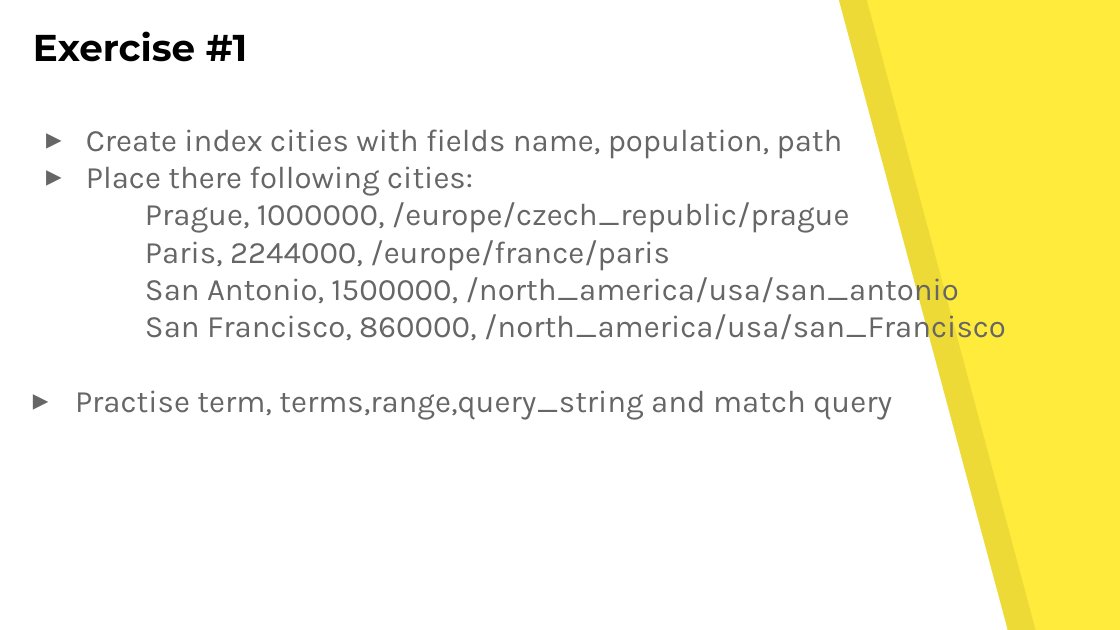
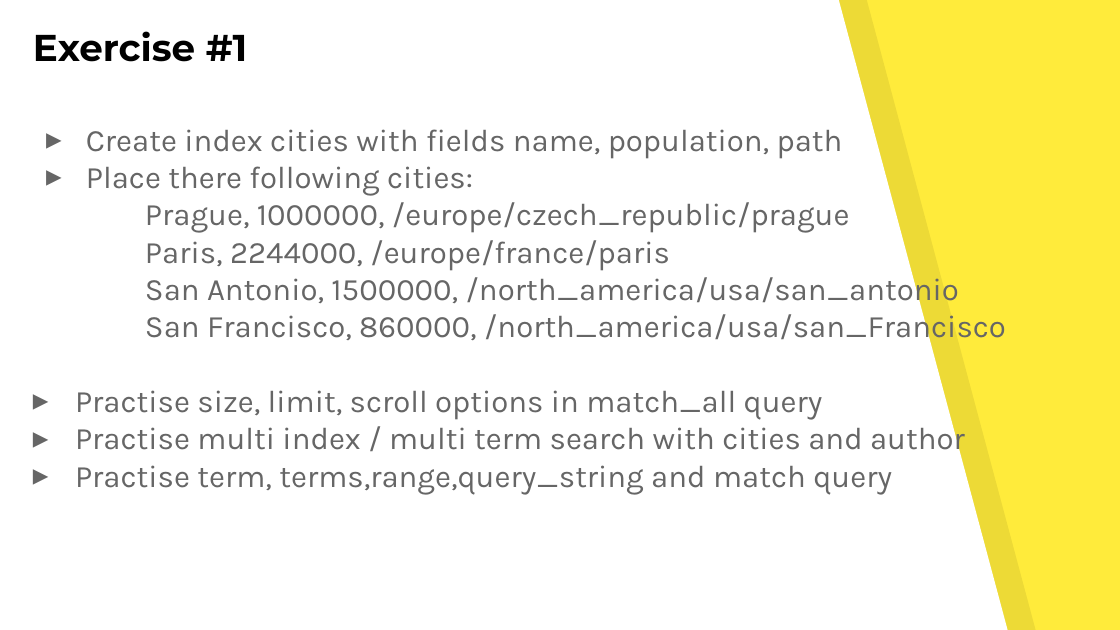
Before and after one commit to kucera-jan-cz/elasticsearch-course, a slide deck: slide 6 of 02 - search.pptx (slide 8 before the commit). Drawn at 1120x630 pixels with LibreOffice and Linux fonts; fonts in the diff are those of the drawing. Boxes give left, top, right and bottom in pixels: in the first picture for what was removed or moved away, otherwise in the second. Text is boxed around its words. In the diff, an @@ line names an element or a change of style, - is before the commit and + after.

Commit message:
Added: new slides to search presentation

```diff
--- a/02 - search.pptx
+++ b/02 - search.pptx
@@ text at bbox=[75, 390, 965, 458]: paragraphs added @@
+▸ Practise size, limit, scroll options in match_all query
+▸ Practise multi index / multi term search with cities and author
```
Also in this commit, not shown: 2 other slides changed, 5 slides added, 1 other file.
